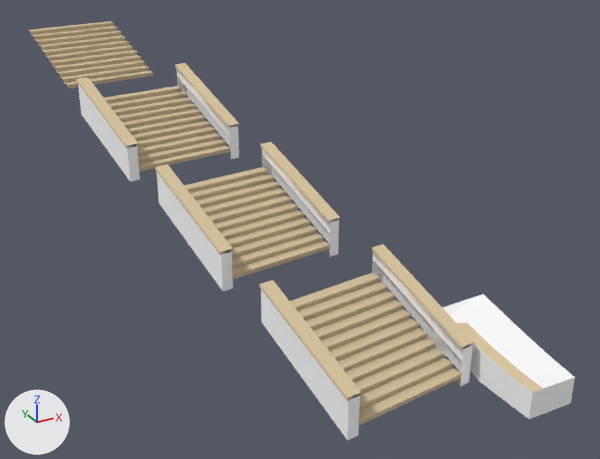
The glTF model games/yorimichi/assets/belmonte/meshes/SM_BM_BC_Works_3_2.glb, before and after one commit.
Rendered twice from a 50 mm camera at (90.4, -86.1, 3.0) aimed at (104.5, -60.4, -9.9). Arrows for +X, +Y and +Z are at lower left; the lights stay in place. The first picture is the older version. Vertices at exactly the same position are counted once.

Names of what the first picture shows: 'SM_BM_BC_Works_3_2'.
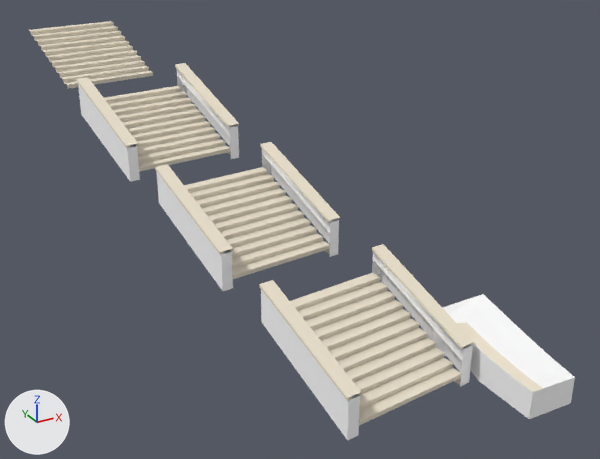
The change, as a list of edits to the scene's bpy script:
```text
Change me_sm_bc_works_3_2:
    where me_sm_bc_works_3_2.from_pydata(...)  # 1060 vertices, 1323 faces; spans x 98.2..107.6, y -71.8..-45.3, z -11.9..-4.0
    used by ob_sm_bm_bc_works_3_2; location = (0.0, 0.0, 0.0)
    me_sm_bc_works_3_2 part 1: 1239 faces centred in x 98.6..106.2, y -71.5..-45.5, z -11.7..-4.0 are repainted in the vertex colours; the middle colour goes from beige #cfbc98 to pale yellow #e9dfcb
```

Pixel boxes (x1, y1, x2, y2) of what changed, in the pictures (600 x 459 px):
part 1 of me_sm_bc_works_3_2, recoloured (beige to pale yellow)
    both: (29, 21, 543, 425)
